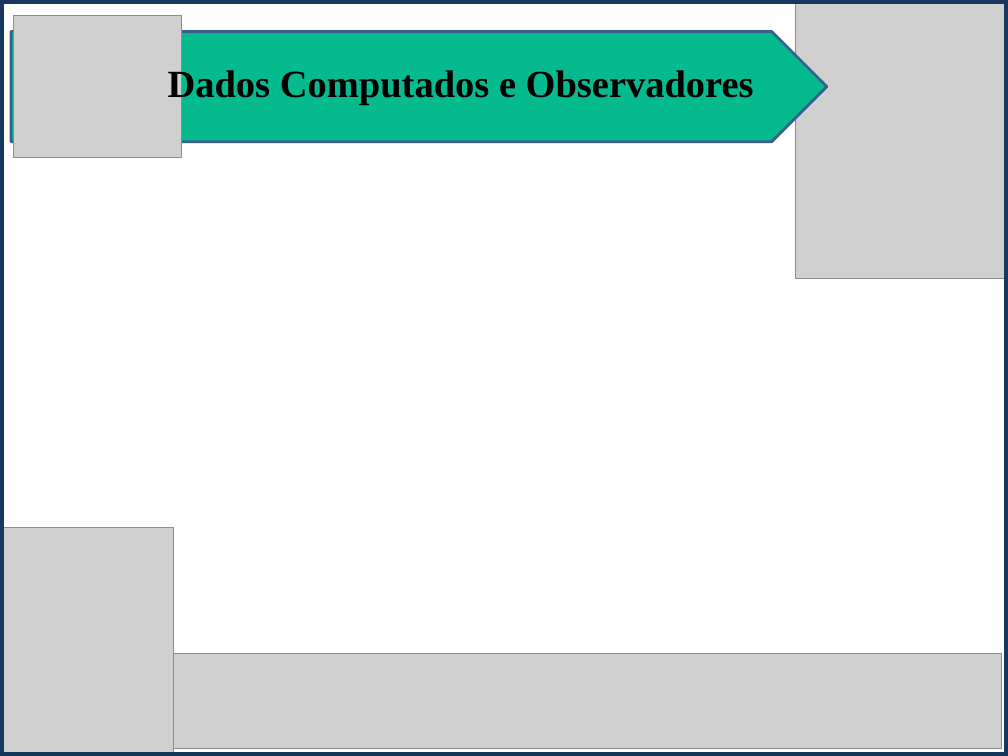
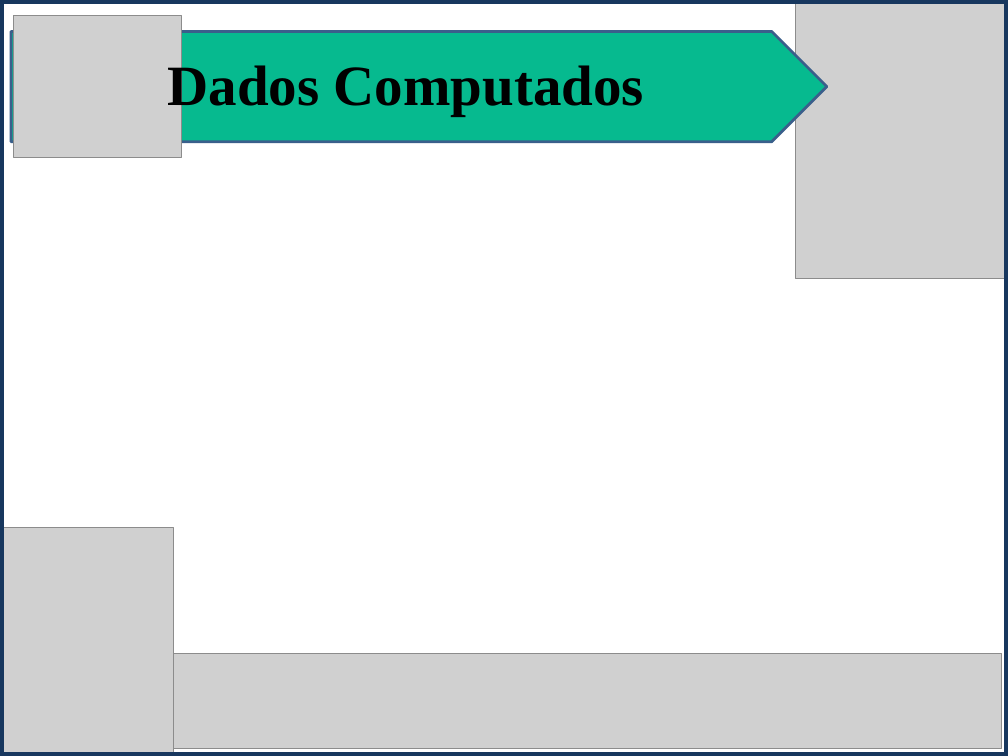
Before and after one commit to isamartins/t018_DesenvolvimentoWeb, a slide deck: slide 2 of trabalho_av2/Vuejs_Apresentacao.pptx. Drawn at 1008x756 pixels with LibreOffice and Linux fonts; fonts in the diff are those of the drawing; grey boxes stand for pictures. Boxes give left, top, right and bottom in pixels: in the first picture for what was removed or moved away, otherwise in the second. Text is boxed around its words. In the diff, an @@ line names an element or a change of style, - is before the commit and + after.

```diff
--- a/trabalho_av2/Vuejs_Apresentacao.pptx
+++ b/trabalho_av2/Vuejs_Apresentacao.pptx
@@ text at (x1=168, y1=60, x2=644, y2=115): text changed; size 27.5 to 40.7 pt @@
-Dados Computados e Observadores
+Dados Computados
```
Also in this commit, not shown: 1 other slide changed, 3 slides added, 1 slide removed, 1 other file.
